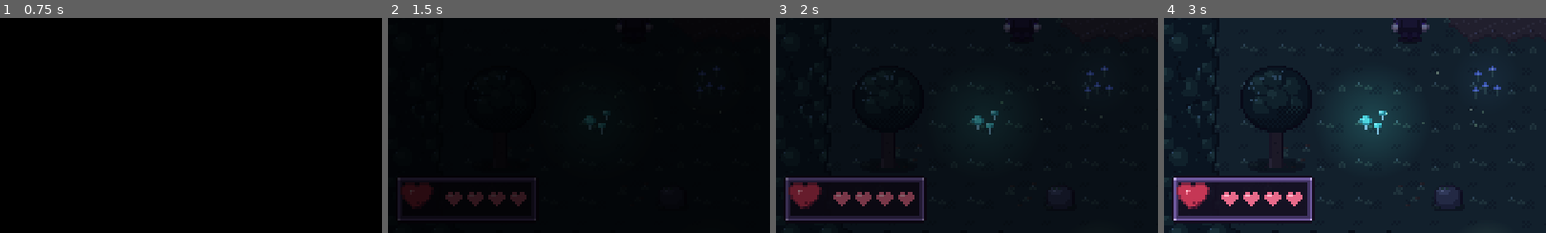
Above: before the commit, frames 1-4 (left to right).
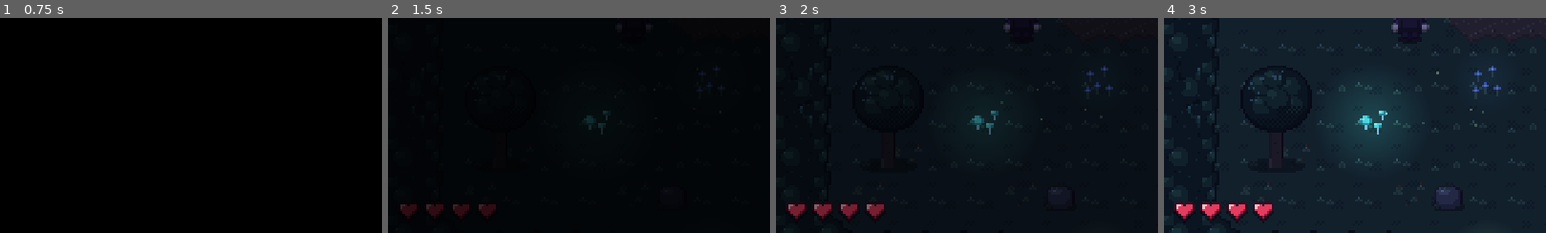
Above: after the commit, the same moments.

Repository: biagio-scaglia/game-dev-appunti
Game: Godot game, scene res://forest/zone_wake.tscn
Two runs of this game, one before a commit and one after it. Both use one fixed random seed, a clock stepped at 60 frames per second and the inputs below. This scene is started directly instead of the project's main scene. Sound files missing from this copy of the repository are replaced by a short silence.
Inputs (mouse positions are % of the whole screen's width and height, from its top left):
- Up to frame 1 (0.75 s): tap Enter (ui_accept) at 0.5 s; move the mouse to (72, 45) at 0.52 s; hold D (move_right) from 0.53 s (still down); hold Shift (run) from 0.53 s (still down); click (72, 45) at 0.67 s
- Up to frame 2 (1.5 s): tap Enter (ui_accept) at 0.77 s; tap K (slash) at 0.8 s; release D (move_right) at 1.25 s; release Shift (run) at 1.25 s; drag from (30, 55) to (90, 23) at 1.27 s
- Up to frame 3 (2 s): no input
- Up to frame 4 (3 s): move the mouse to (60, 28) at 2.02 s; hold D (move_right) 2.03-2.75 s; tap Space (cast) at 2.1 s; tap K (slash) at 2.3 s; drag from (45, 70) to (62, 29) at 2.77 s
The pictures show only the part of the screen within x 0-50%, y 50-100%; the shares and areas given below are measured in that part.

Frame 1 is identical in both runs. In frame 2, 2.4% of the frame differs, in the area x 2-39%, y 74-95%; in frame 3, 4.2%; in frame 4, 4.8%.

Commit message:
Ui: i cuori in fila, in pixel art, senza riquadro; si rompono come vetro e i bordi rossi si spengono guarendo

Diff:
--- a/stanza/ui/heart_hud.gd
+++ b/stanza/ui/heart_hud.gd
@@ -1,40 +1,90 @@
 extends CanvasLayer
-## La vita di Lethe, in basso a sinistra, in un riquadro come quelli dei menu: un cuore
-## solo, non una barra (vault: "Nemici e boss", "La mano che stringe il cuore"). A ogni colpo
-## la mano lo stringe di più (heart_hud.png: 0 intero, 1-3 la mano che si chiude, 4 stretto
-## del tutto). Accanto, cuoricini piccoli: quante strette regge ancora. Durante i dialoghi
-## (il riquadro del testo sta in basso) si nasconde. Il cuore batte, più in fretta quando resta poco; a ogni colpo sobbalza e i
-## bordi dello schermo si fanno rossi un attimo. Con l'ultimo pezzo di cuore i bordi restano
-## scuri e pulsano, e si sente il battito.
-
-const SHEET := preload("res://ui/heart_hud.png")
+## La vita di Lethe, in basso a sinistra: una fila di cuori in pixel art, senza riquadro
+## (vault: "Nemici e boss"). Ogni cuore è una stretta che il cuore regge ancora.
+## - Un colpo: l'ultimo cuore pieno lampeggia bianco e si incrina come vetro, i pezzi
+##   cadono; resta il contorno vuoto con la crepa. I bordi dello schermo si fanno rossi.
+## - Guarire (la mela, un livello, lo specchio): il cuore torna con un rimbalzo.
+## - L'ultimo cuore pieno batte (tum-tum), più in fretta quando ne resta poco; con l'ultimo
+##   pezzo i bordi restano rossi e pulsano, e si sente il battito.
+## Durante i dialoghi (il riquadro del testo sta in basso) la fila si nasconde.
+## I cuori sono disegnati qui (SHAPE), a blocchi di PX pixel: niente immagini.
+
 const HEARTBEAT := preload("res://audio/heartbeat.wav")
 const Sfx := preload("res://core/sfx.gd")
-const Style := preload("res://menu/menu_style.gd")
-
-const FRAME := 32
-## L'angolo in basso a sinistra del riquadro.
-const MARGIN := Vector2(8, 8)
-const PIP := Color(0.92, 0.42, 0.55)
-const PIP_LIGHT := Color(1.0, 0.72, 0.8)
-const PIP_EMPTY := Color(0.28, 0.2, 0.32)
-## Un cuoricino, a blocchi di 2 pixel (7 x 6).
-const PIP_SHAPE := [".xx.xx.", "xxxxxxx", "xxxxxxx", ".xxxxx.", "..xxx..", "...x..."]
-const PIP_BLOCK := 2
-const PIP_GAP := 4
+
+## Un cuore, 9 x 8: O contorno, h luce, r pieno, d ombra.
+const SHAPE := [
+	".OOO.OOO.",
+	"OhhrOrrrO",
+	"OhrrrrrrO",
+	"OrrrrrrdO",
+	".OrrrrdO.",
+	"..OrrdO..",
+	"...OdO...",
+	"....O....",
+]
+## La crepa dei cuori vuoti (celle di SHAPE).
+const CRACK := [Vector2i(5, 1), Vector2i(4, 2), Vector2i(4, 3), Vector2i(3, 4), Vector2i(4, 5)]
+const PX := 2
+const GAP := 4
+## L'angolo in basso a sinistra della fila.
+const MARGIN := Vector2(10, 10)
+const FULL := {"O": Color(0.2, 0.05, 0.12), "h": Color(1.0, 0.74, 0.8), "r": Color(0.9, 0.24, 0.38),
+	"d": Color(0.6, 0.11, 0.26)}
+const EMPTY := {"O": Color(0.42, 0.3, 0.48), "inside": Color(0.1, 0.07, 0.13),
+	"crack": Color(0.55, 0.45, 0.62)}
+const SHADOW := Color(0, 0, 0, 0.45)
+## Quanto si arrossano i bordi al colpo (poi si spengono in mezzo secondo).
+const HIT_ALPHA := 0.6
+
+
+## Un cuore della fila: si disegna da solo, pieno o vuoto, con il lampo bianco sopra.
+class Pip extends Node2D:
+	var full := true
+	var flash := 0.0:
+		set(value):
+			flash = value
+			queue_redraw()
+
+	func _draw() -> void:
+		var size := Vector2(SHAPE[0].length(), SHAPE.size()) * PX
+		var origin := -size / 2.0
+		for pass_shadow in [true, false]:
+			for y in SHAPE.size():
+				var row: String = SHAPE[y]
+				for x in row.length():
+					var c := row[x]
+					if c == ".":
+						continue
+					var at := origin + Vector2(x, y) * PX
+					if pass_shadow:
+						draw_rect(Rect2(at + Vector2(0, PX), Vector2(PX, PX)), SHADOW)
+						continue
+					var color: Color
+					if full:
+						color = FULL[c]
+					elif c == "O":
+						color = EMPTY["O"]
+					else:
+						color = EMPTY["crack"] if Vector2i(x, y) in CRACK else EMPTY["inside"]
+					if flash > 0.0:
+						color = color.lerp(Color.WHITE, flash)
+					draw_rect(Rect2(at, Vector2(PX, PX)), color)
+
 
 ## Falso nei test: niente battito.
 var sound := true
 var heart := 4
 var heart_max := 4
-var icon: Sprite2D
-var pips: Control
-var box: PanelContainer
+## La fila dei cuori (la usa anche il suggerimento del tasto della spada, per mettersi accanto).
+var box: Control
+var pips: Array[Pip] = []
 
 var vignette: TextureRect
 var _time := 0.0
 var _beat_wait := 0.0
 var _bump: Tween
+var _shown_once := false
 
 
 func _init() -> void:
@@ -58,57 +108,14 @@
 	vignette.mouse_filter = Control.MOUSE_FILTER_IGNORE
 	vignette.modulate.a = 0.0
 	add_child(vignette)
-	box = PanelContainer.new()
-	box.add_theme_stylebox_override(&"panel", _box_style())
+	box = Control.new()
 	box.mouse_filter = Control.MOUSE_FILTER_IGNORE
 	add_child(box)
-	var row := HBoxContainer.new()
-	row.add_theme_constant_override(&"separation", 6)
-	row.alignment = BoxContainer.ALIGNMENT_CENTER
-	box.add_child(row)
-	var holder := Control.new()                    # il cuore pulsa senza spostare il resto
-	holder.custom_minimum_size = Vector2(FRAME, FRAME)
-	row.add_child(holder)
-	icon = Sprite2D.new()
-	icon.texture = SHEET
-	icon.hframes = 5
-	icon.position = Vector2(FRAME, FRAME) / 2.0
-	holder.add_child(icon)
-	pips = Control.new()
-	pips.draw.connect(_draw_pips)
-	row.add_child(pips)
-	_place()
-
-
-func _box_style() -> StyleBox:
-	var style := Style.window_style()
-	for side in [SIDE_LEFT, SIDE_TOP, SIDE_RIGHT, SIDE_BOTTOM]:
-		style.set_content_margin(side, 4)
-	style.set_content_margin(SIDE_RIGHT, 10)
-	return style
-
-
-## Il riquadro si allarga coi cuoricini: lo si rimette nell'angolo in basso a sinistra.
-func _place() -> void:
-	var pip_w := PIP_SHAPE[0].length() * PIP_BLOCK
-	pips.custom_minimum_size = Vector2(heart_max * (pip_w + PIP_GAP) - PIP_GAP, FRAME)
-	box.reset_size()
-	box.position = Vector2(MARGIN.x, 360 - MARGIN.y - box.size.y)
-
-
-## Nasconde il riquadro (piano) mentre c'è un dialogo, e lo rimette dopo.
-func set_shown(shown: bool) -> void:
-	create_tween().tween_property(box, "modulate:a", 1.0 if shown else 0.0, 0.2)
-
-
-## Il fotogramma del cuore: quanto stringe la mano (0-3), 4 se è finito.
-static func stage_for(heart_now: int, heart_total: int) -> int:
-	if heart_now <= 0:
-		return 4
-	var squeeze := heart_total - heart_now
-	if heart_total <= 1 or squeeze <= 0:
-		return 0
-	return clampi(ceili(squeeze * 3.0 / (heart_total - 1)), 1, 3)
+	_rebuild()
+
+
+static func heart_size() -> Vector2:
+	return Vector2(SHAPE[0].length(), SHAPE.size()) * PX
 
 
 ## Quanto batte in fretta (battiti al secondo), più quando resta poco.
@@ -116,23 +123,44 @@
 	return 0.9 + 1.6 * (1.0 - float(heart_now) / maxf(1.0, heart_total))
 
 
+## Nasconde la fila (piano) mentre c'è un dialogo, e la rimette dopo.
+func set_shown(shown: bool) -> void:
+	create_tween().tween_property(box, "modulate:a", 1.0 if shown else 0.0, 0.2)
+
+
 func show_heart(heart_now: int, heart_total: int) -> void:
+	var animate := _shown_once and is_node_ready()
+	_shown_once = true
 	heart = heart_now
-	heart_max = heart_total
-	icon.frame = stage_for(heart, heart_max)
-	if is_node_ready():
-		_place()
-	pips.queue_redraw()
-
-
-## Un colpo: il cuore sobbalza, i bordi diventano rossi un attimo.
+	if heart_total != heart_max or pips.size() != heart_total:
+		var grew := heart_total > heart_max
+		heart_max = heart_total
+		if is_node_ready():
+			_rebuild()
+			if animate and grew:
+				_pop(pips[-1])             # il cuore regge una stretta in più: quello nuovo salta
+	for i in pips.size():
+		var pip := pips[i]
+		var full := i < heart
+		if pip.full == full:
+			continue
+		pip.full = full
+		pip.queue_redraw()
+		if animate:
+			if full:
+				_pop(pip)
+			else:
+				_shatter(pip)
+
+
+## Un colpo: la fila sobbalza, i bordi diventano rossi un attimo.
 func hit() -> void:
 	if _bump:
 		_bump.kill()
 	_bump = create_tween()
-	icon.scale = Vector2(1.35, 0.8)
-	_bump.tween_property(icon, "scale", Vector2.ONE, 0.35).set_trans(Tween.TRANS_ELASTIC).set_ease(Tween.EASE_OUT)
-	vignette.modulate.a = 1.0
+	for x in [-3.0, 3.0, -2.0, 0.0]:
+		_bump.tween_property(box, "position:x", MARGIN.x + x, 0.04)
+	vignette.modulate.a = maxf(HIT_ALPHA, low_alpha())   # un lampo, non tutto lo schermo
 	_bump.parallel().tween_property(vignette, "modulate:a", low_alpha(), 0.5)
 
 
@@ -143,6 +171,59 @@
 
 func is_low() -> bool:
 	return heart == 1
+
+
+func _rebuild() -> void:
+	for pip in pips:
+		pip.queue_free()
+	pips.clear()
+	var size := heart_size()
+	for i in heart_max:
+		var pip := Pip.new()
+		pip.full = i < heart
+		pip.position = Vector2(i * (size.x + GAP), 0) + size / 2.0
+		box.add_child(pip)
+		pips.append(pip)
+	box.size = Vector2(heart_max * (size.x + GAP) - GAP, size.y)
+	box.position = Vector2(MARGIN.x, 360 - MARGIN.y - size.y)
+
+
+## Torna pieno: un salto e un lampo.
+func _pop(pip: Pip) -> void:
+	pip.scale = Vector2(1.6, 1.6)
+	pip.flash = 1.0
+	var t := pip.create_tween().set_parallel()
+	t.tween_property(pip, "scale", Vector2.ONE, 0.35).set_trans(Tween.TRANS_BACK).set_ease(Tween.EASE_OUT)
+	t.tween_property(pip, "flash", 0.0, 0.3)
+
+
+## Si rompe: lampo bianco, schiacciato, e i pezzi rossi che cadono.
+func _shatter(pip: Pip) -> void:
+	pip.flash = 1.0
+	pip.scale = Vector2(1.3, 0.8)
+	var t := pip.create_tween().set_parallel()
+	t.tween_property(pip, "flash", 0.0, 0.25)
+	t.tween_property(pip, "scale", Vector2.ONE, 0.3).set_trans(Tween.TRANS_ELASTIC).set_ease(Tween.EASE_OUT)
+	var shards := CPUParticles2D.new()
+	shards.amount = 8
+	shards.lifetime = 0.6
+	shards.one_shot = true
+	shards.explosiveness = 1.0
+	shards.direction = Vector2.UP
+	shards.spread = 70.0
+	shards.gravity = Vector2(0, 420)
+	shards.initial_velocity_min = 50.0
+	shards.initial_velocity_max = 110.0
+	shards.scale_amount_min = 2.0
+	shards.scale_amount_max = 3.0
+	var ramp := Gradient.new()
+	ramp.set_color(0, FULL["r"])
+	ramp.set_color(1, Color(FULL["d"], 0.0))
+	shards.color_ramp = ramp
+	shards.position = box.position + pip.position
+	add_child(shards)
+	shards.emitting = true
+	shards.finished.connect(shards.queue_free)
 
 
 func _process(delta: float) -> void:
@@ -155,27 +236,23 @@
 		pulse = sin(phase / 0.12 * PI)
 	elif phase > 0.2 and phase < 0.3:
 		pulse = 0.6 * sin((phase - 0.2) / 0.1 * PI)
-	if not (_bump and _bump.is_running()) and heart > 0:
-		icon.scale = Vector2.ONE * (1.0 + 0.08 * pulse)
-	if is_low() and not (_bump and _bump.is_running()):
-		vignette.modulate.a = low_alpha() * (0.75 + 0.25 * pulse)
-		_beat_wait -= delta
-		if _beat_wait <= 0.0:
-			_beat_wait = 1.0 / bps
-			if sound:
-				Sfx.play(self, HEARTBEAT, 1.0, -6.0)
-
-
-func _draw_pips() -> void:
-	var pip_w := PIP_SHAPE[0].length() * PIP_BLOCK
-	var y := (FRAME - PIP_SHAPE.size() * PIP_BLOCK) / 2.0
-	for i in heart_max:
-		var x := i * (pip_w + PIP_GAP)
-		var full := i < heart
-		for row in PIP_SHAPE.size():
-			var line: String = PIP_SHAPE[row]
-			for col in line.length():
-				if line[col] != "x":
-					continue
-				var c := (PIP_LIGHT if row == 1 and col in [1, 2] else PIP) if full else PIP_EMPTY
-				pips.draw_rect(Rect2(x + col * PIP_BLOCK, y + row * PIP_BLOCK, PIP_BLOCK, PIP_BLOCK), c)
+	for i in pips.size():
+		var pip := pips[i]
+		if pip.flash > 0.0:
+			continue                             # sta saltando o si sta rompendo
+		if i == heart - 1:
+			pip.scale = Vector2.ONE * (1.0 + (0.18 if is_low() else 0.1) * pulse)
+		else:
+			pip.scale = pip.scale.move_toward(Vector2.ONE, delta * 4.0)
+	if _bump and _bump.is_running():
+		return                              # il sobbalzo del colpo comanda i bordi
+	if not is_low():
+		# Guarita (mela, livello, specchio): il rosso rimasto dall'ultimo pezzo se ne va.
+		vignette.modulate.a = move_toward(vignette.modulate.a, 0.0, delta * 1.5)
+		return
+	vignette.modulate.a = low_alpha() * (0.75 + 0.25 * pulse)
+	_beat_wait -= delta
+	if _beat_wait <= 0.0:
+		_beat_wait = 1.0 / bps
+		if sound:
+			Sfx.play(self, HEARTBEAT, 1.0, -6.0)
